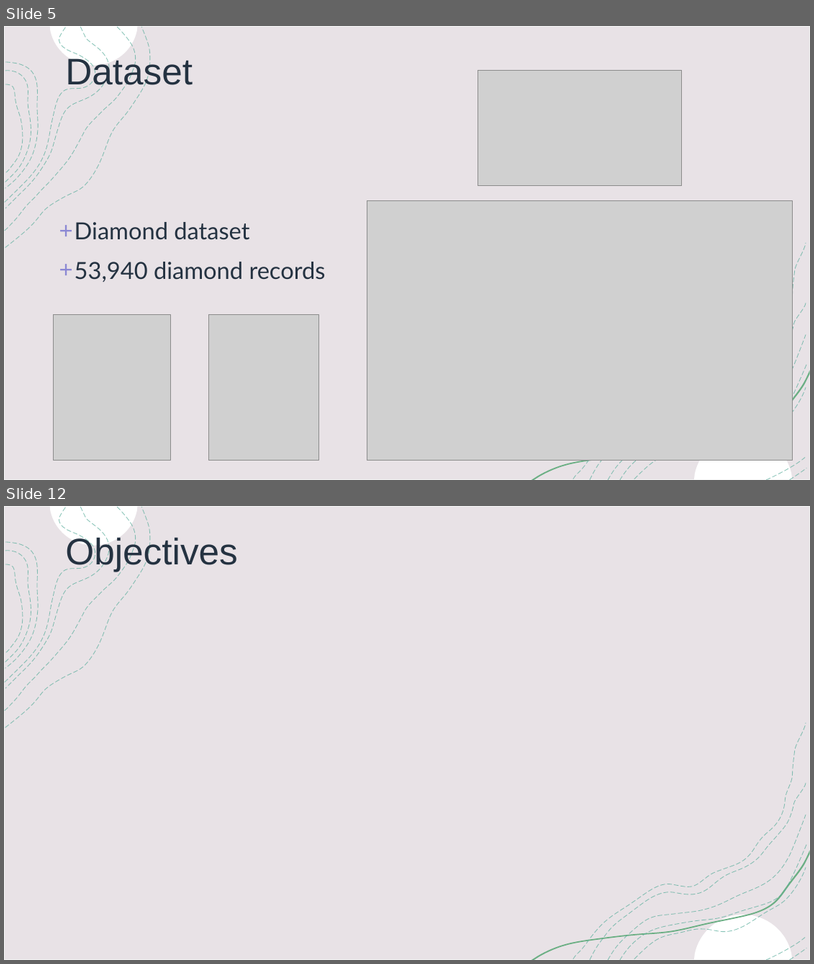
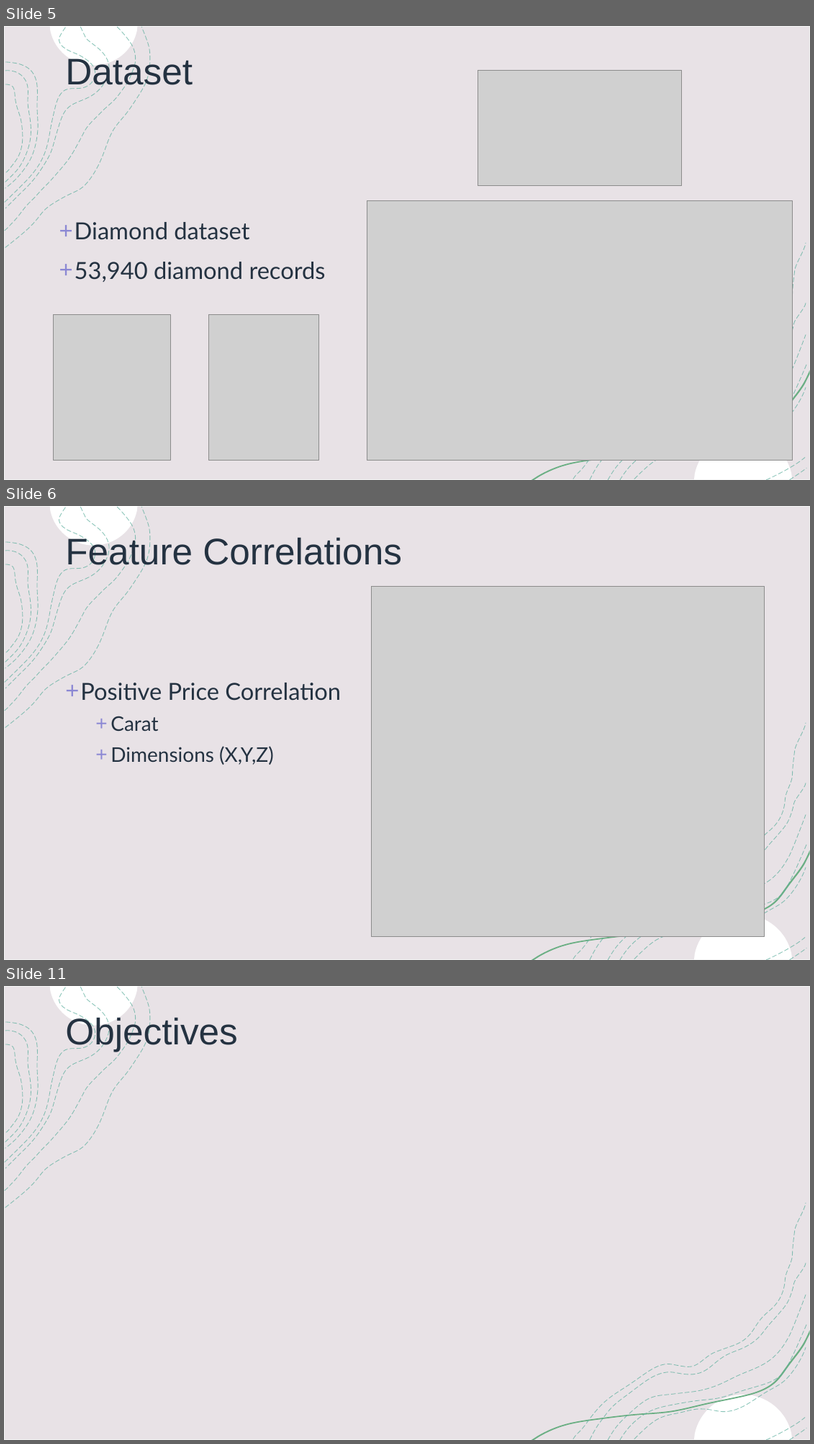
Before and after one commit to nnushart/Capstone3_DiamondPricePrediction, a slide deck: Documentation/DiamondPricePrediction.pptx. Shown one above the other, each under a label of ours: slides 5 and 12 before the commit, slides 5, 6 and 11 after it; the slides between them are not shown. The pictures are 814x964 and 814x1444 pixels, drawn with LibreOffice and Linux fonts; fonts in the diff are those of the drawing; grey boxes stand for pictures. Boxes give left, top, right and bottom in pixels: in the first picture for what was removed or moved away, otherwise in the second. Text is boxed around its words. In the diff, an @@ line names an element or a change of style, - is before the commit and + after.

```diff
--- a/Documentation/DiamondPricePrediction.pptx
+++ b/Documentation/DiamondPricePrediction.pptx
@@ slide 6 added at [4,506,810,960], background #FFFFFF; not listed: 18 template elements that a slide beside it also shows @@
@@ title added at [65,535,402,572], 44 pt, text #243241 @@
+Feature Correlations
@@ picture added at [371,587,764,936] @@
@@ text added at [80,682,341,764], 28 pt, text #243241 @@
++ Positive Price Correlation
+  + Carat
+  + Dimensions (X,Y,Z)
@@ what was slide 12 is now slide 11 @@
```
Also in this commit, not shown: 3 slides changed, 2 other slides added, 1 other file.
